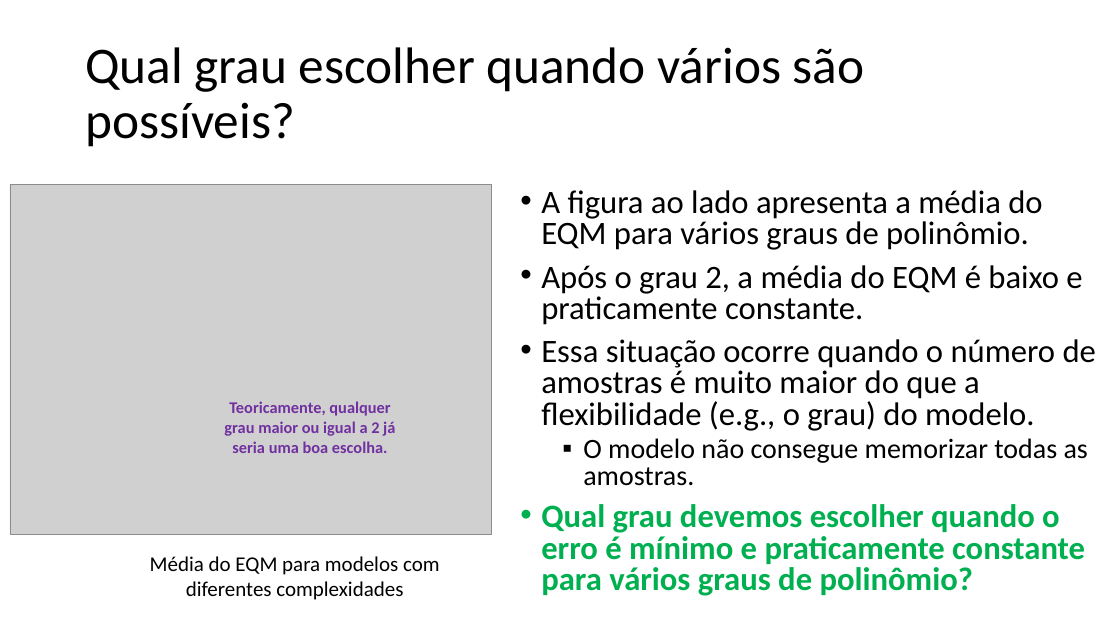
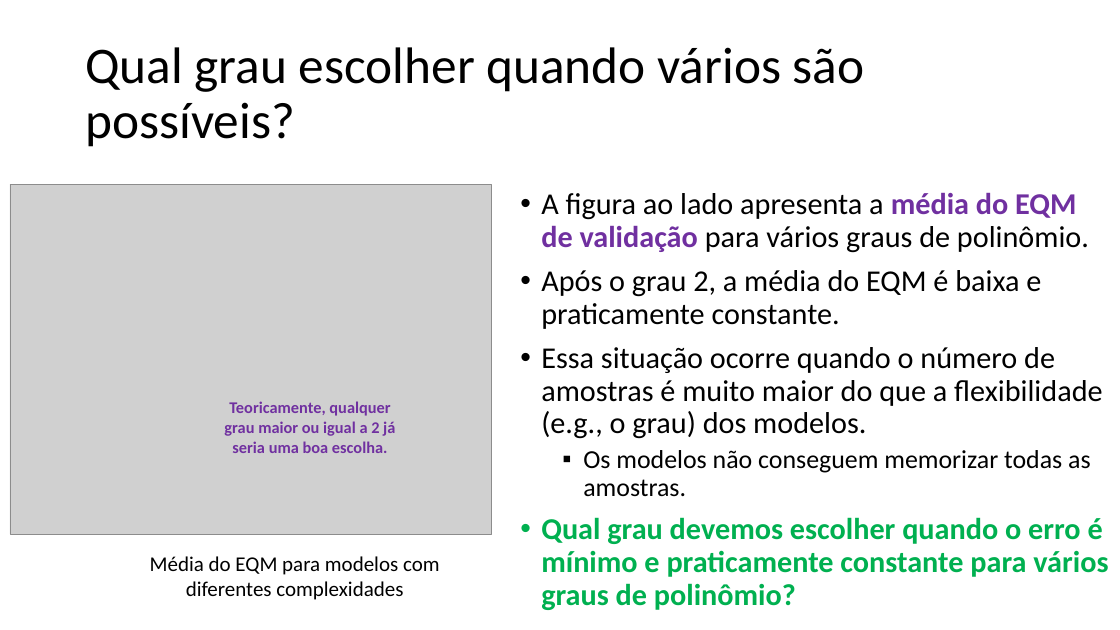
Before and after one commit to zz4fap/c24_inteligencia_artificial, a slide deck: slide 78 of slides/C24_Regressão.pptx. Drawn at 1120x630 pixels with LibreOffice and Linux fonts; fonts in the diff are those of the drawing; grey boxes stand for pictures. Boxes give left, top, right and bottom in pixels: in the first picture for what was removed or moved away, otherwise in the second. Text is boxed around its words. In the diff, an @@ line names an element or a change of style, - is before the commit and + after.

Commit message:
new slides

```diff
--- a/slides/C24_Regressão.pptx
+++ b/slides/C24_Regressão.pptx
@@ text at bbox=[541, 192, 1103, 496]: text changed; size 28 to 25.9 pt @@
-• A figura ao lado apresenta a média do EQM para vários graus de polinômio.
-• Após o grau 2, a média do EQM é baixo e praticamente constante.
-• Essa situação ocorre quando o número de amostras é muito maior do que a flexibilidade (e.g., o grau) do modelo.
-  ▪ O modelo não consegue memorizar todas as amostras.
+• A figura ao lado apresenta a média do EQM de validação para vários graus de polinômio.
+• Após o grau 2, a média do EQM é baixa e praticamente constante.
+• Essa situação ocorre quando o número de amostras é muito maior do que a flexibilidade (e.g., o grau) dos modelos.
+  ▪ Os modelos não conseguem memorizar todas as amostras.
@@ text at bbox=[541, 517, 1108, 610]: size 28 to 25.9 pt in "Qual grau devemos escolher quando o erro ..."; line spacing 0.8 to 0.9 @@
```
Also in this commit, not shown: 5 other slides changed.
